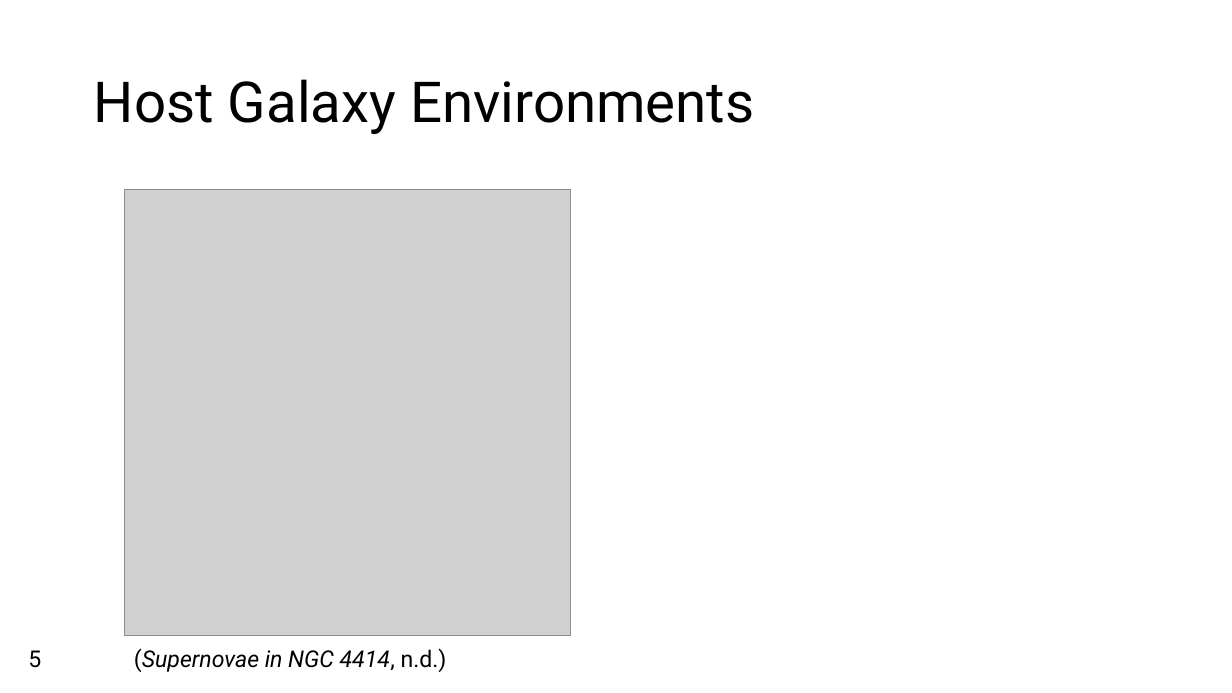
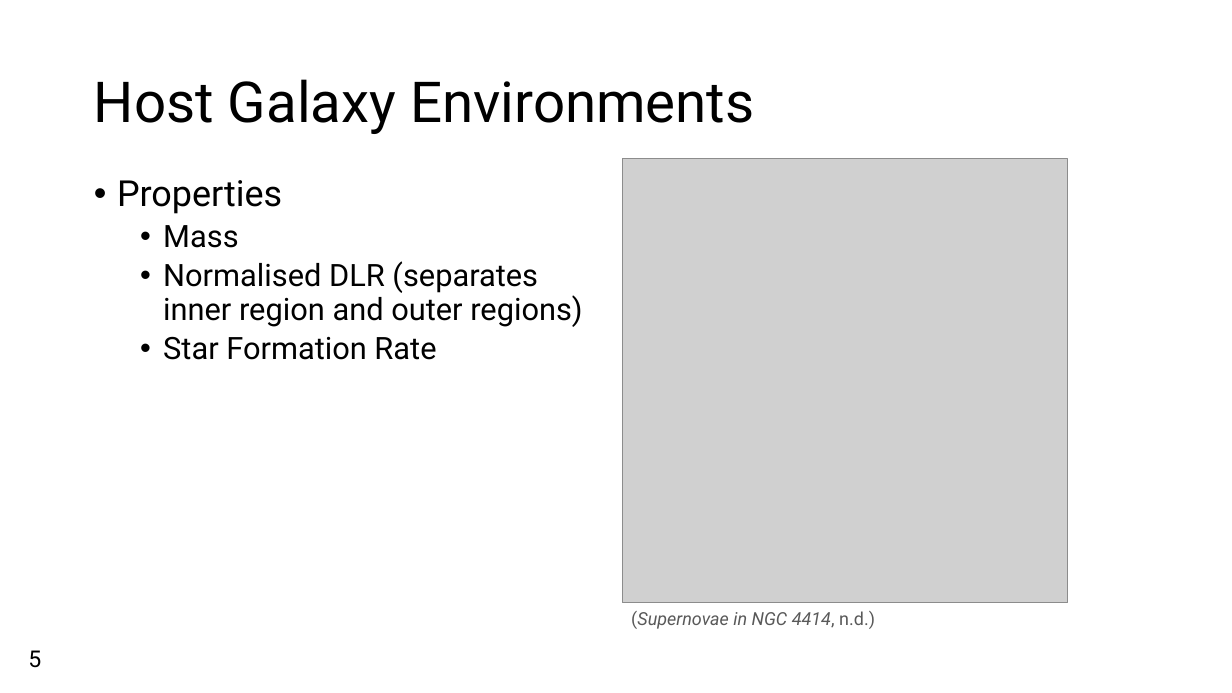
Before and after one commit to Webd0g/Honours_Project, a slide deck: slide 6 of Oral_presentation/Oral_Presentation.pptx. Drawn at 1232x693 pixels with LibreOffice and Linux fonts; fonts in the diff are those of the drawing; grey boxes stand for pictures; background and template pictures are left out. Boxes give left, top, right and bottom in pixels: in the first picture for what was removed or moved away, otherwise in the second. Text is boxed around its words. In the diff, an @@ line names an element or a change of style, - is before the commit and + after.

```diff
--- a/Oral_presentation/Oral_Presentation.pptx
+++ b/Oral_presentation/Oral_Presentation.pptx
@@ picture added at [622,159,1067,604] @@
@@ text added at [117,180,582,360], 24 pt, text #000000 @@
+• Properties
+  • Mass
+  • Normalised DLR (separates inner region and outer regions)
+  • Star Formation Rate
@@ picture removed at [125,190,570,636] @@
@@ text "(Supernovae in NGC 4414, n.d.)": place and size @@
-text "(Supernovae in NGC 4414, n.d.)" at [134,648,447,672]
+text "(Supernovae in NGC 4414, n.d.)" at [631,611,875,629]
@@ text "(Supernovae in NGC 4414, n.d.)" at [631,611,875,629]: size 18 to 14 pt, text colour #000000 to #595959 @@
```
Also in this commit, not shown: 6 other slides changed, 2 slides added, 20 other files.
